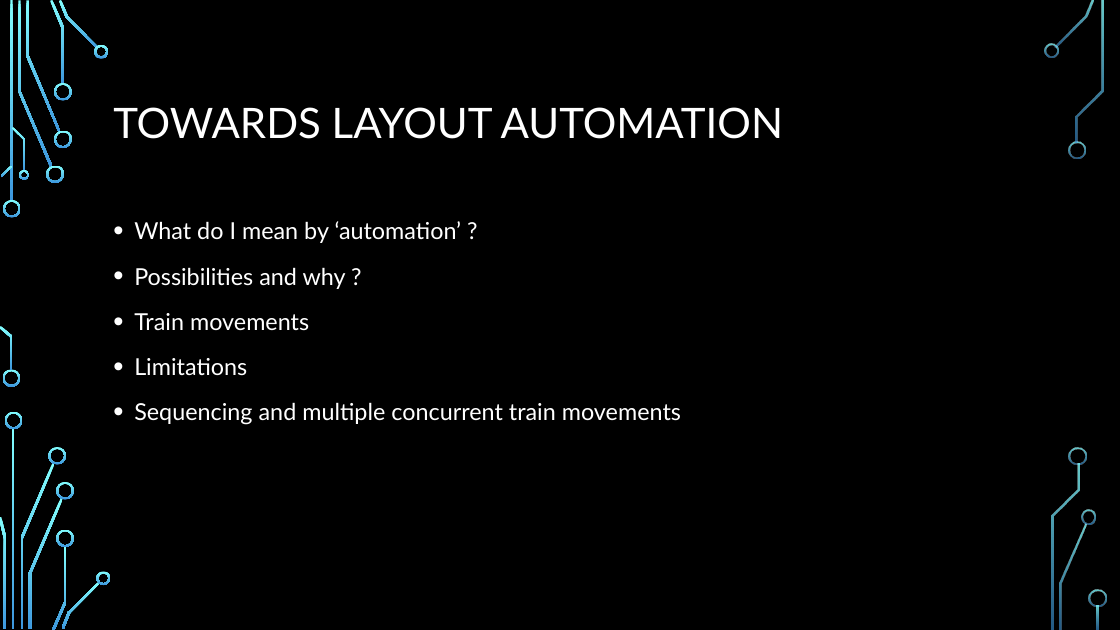
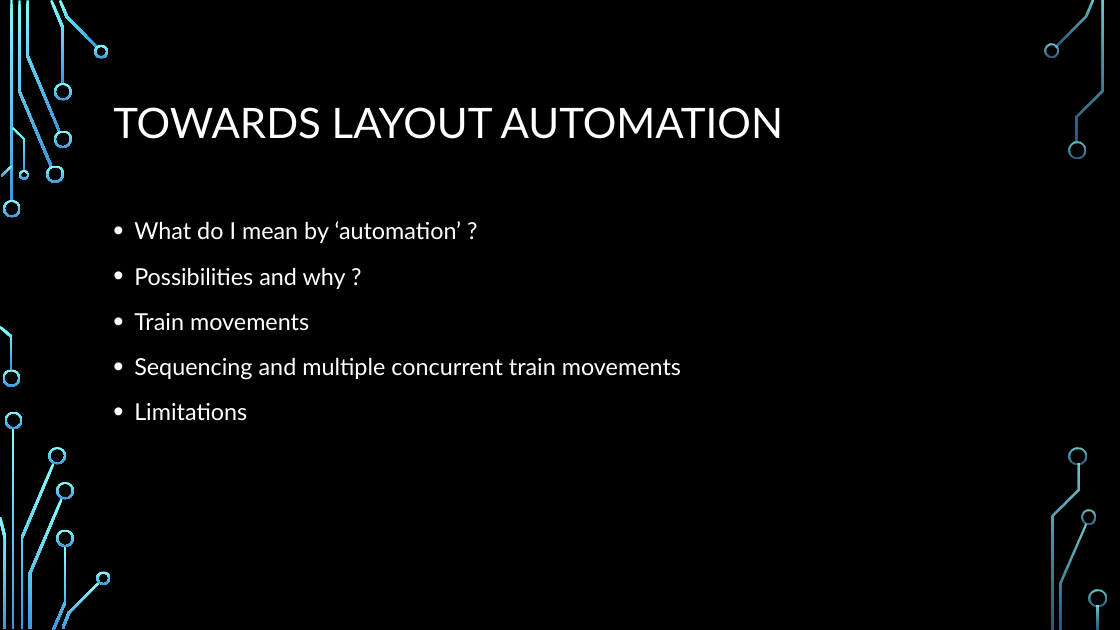
Before and after one commit to obdevel/CBUS-MicroPython-RP-Pico, a slide deck: slide 12 of Micropython Pico SIG presentation 0 1.pptx (slide 13 before the commit). Drawn at 1120x630 pixels with LibreOffice and Linux fonts; fonts in the diff are those of the drawing; background and template pictures are left out. Boxes give left, top, right and bottom in pixels: in the first picture for what was removed or moved away, otherwise in the second. Text is boxed around its words. In the diff, an @@ line names an element or a change of style, - is before the commit and + after.

```diff
--- a/Micropython Pico SIG presentation 0 1.pptx
+++ b/Micropython Pico SIG presentation 0 1.pptx
@@ text at (134,357,681,380): paragraph added @@
+• Sequencing and multiple concurrent train movements
@@ text at (134,402,681,425): paragraph removed @@
-• Sequencing and multiple concurrent train movements
```
Also in this commit, not shown: 9 other slides changed, 1 slide removed, 3 other files.
